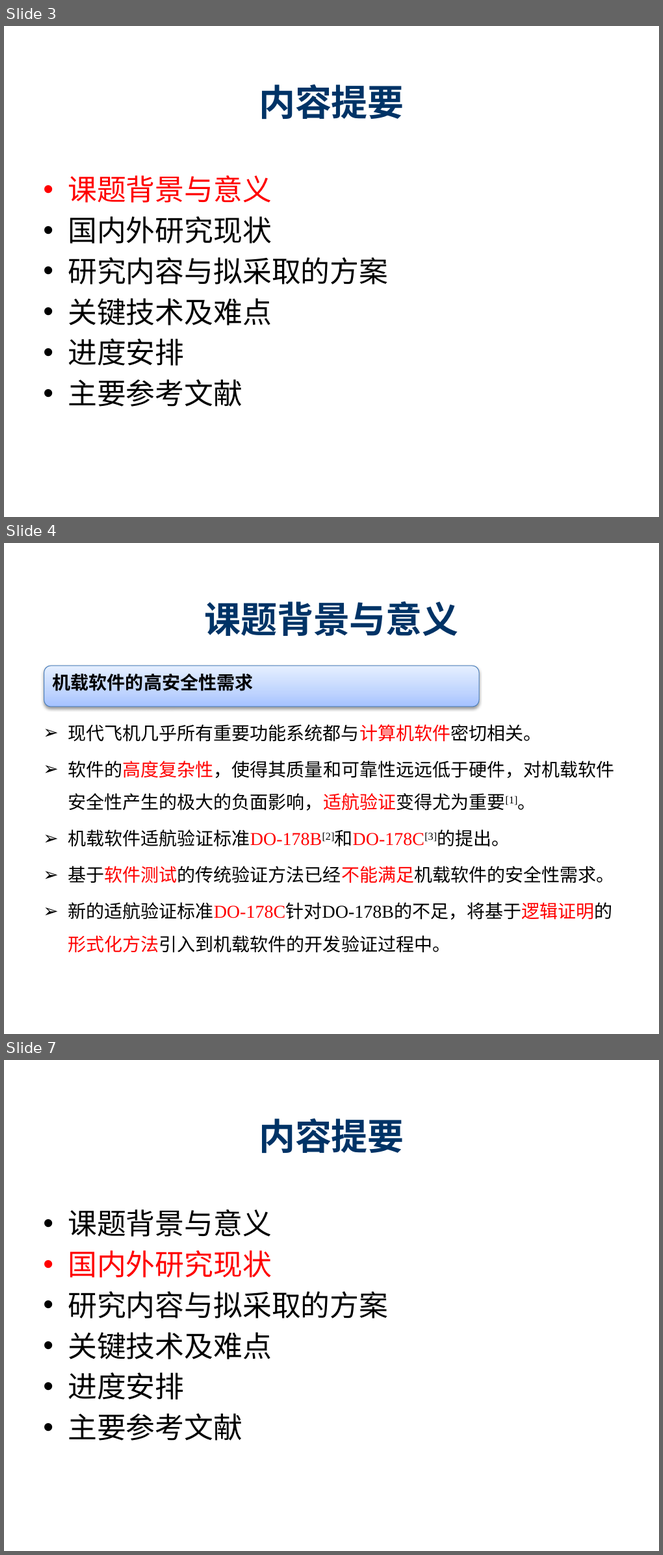
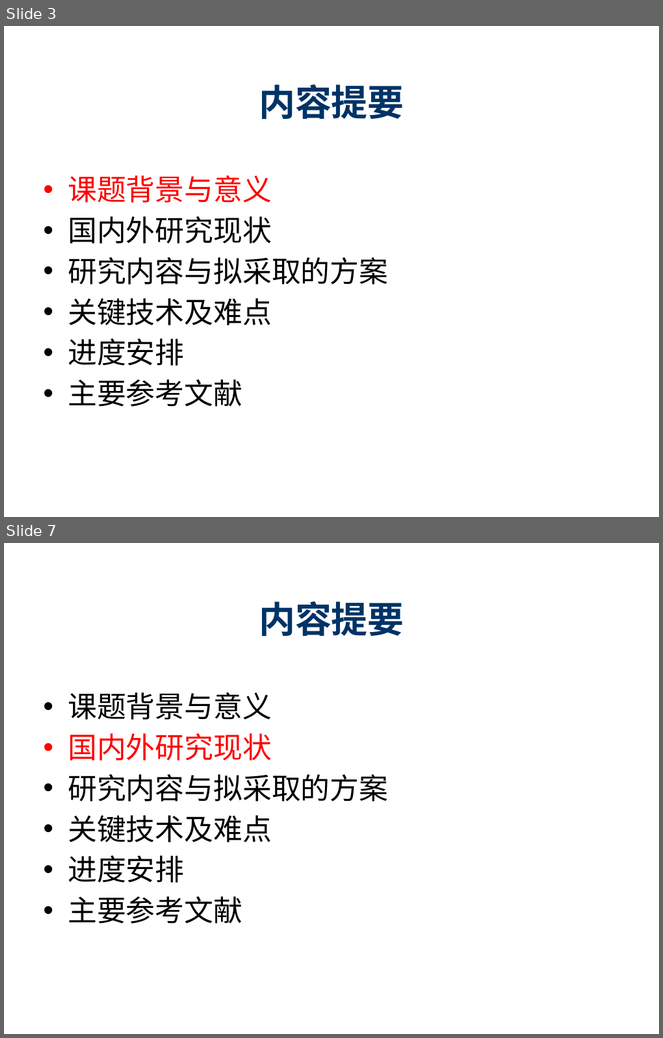
Before and after one commit to destiny1991/--2014--destiny, a slide deck: 开题/SY1406108_陈志伟_开题ppt.pptx. Shown one above the other, each under a label of ours: slides 3, 4 and 7 before the commit, slides 3 and 7 after it; the slides between them are not shown. The pictures are 663x1555 and 663x1038 pixels, drawn with LibreOffice and Linux fonts; fonts in the diff are those of the drawing; background and template pictures are left out. Boxes give left, top, right and bottom in pixels: in the first picture for what was removed or moved away, otherwise in the second. Text is boxed around its words. In the diff, an @@ line names an element or a change of style, - is before the commit and + after.

```diff
--- a/开题/SY1406108_陈志伟_开题ppt.pptx
+++ b/开题/SY1406108_陈志伟_开题ppt.pptx
@@ slide 4 removed at [4,543,659,1034], background #FFFFFF @@
@@ title removed at [204,601,459,636] @@
-课题背景与意义
@@ rounded rectangle removed at [44,665,479,707] @@
-机载软件的高安全性需求
@@ text removed at [68,724,615,953] @@
-➢ 现代飞机几乎所有重要功能系统都与计算机软件密切相关。
-➢ 软件的高度复杂性，使得其质量和可靠性远远低于硬件，对机载软件安全性产生的极大的负面影响，适航验证变得尤为重要[1]。
-➢ 机载软件适航验证标准DO-178B[2]和DO-178C[3]的提出。
-➢ 基于软件测试的传统验证方法已经不能满足机载软件的安全性需求。
-➢ 新的适航验证标准DO-178C针对DO-178B的不足，将基于逻辑证明的形式化方法引入到机载软件的开发验证过程中。
```
Also in this commit, not shown: 13 slides changed, 2 slides added, 2 other files.
